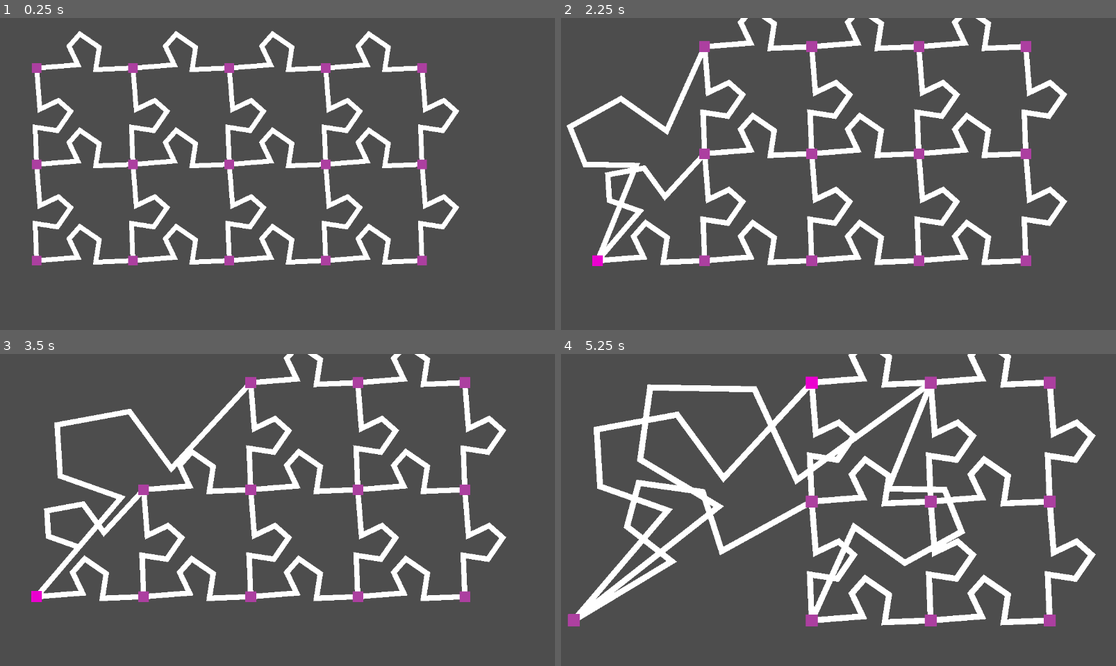
Above: before the commit, frames 1-4 (two rows, left to right).
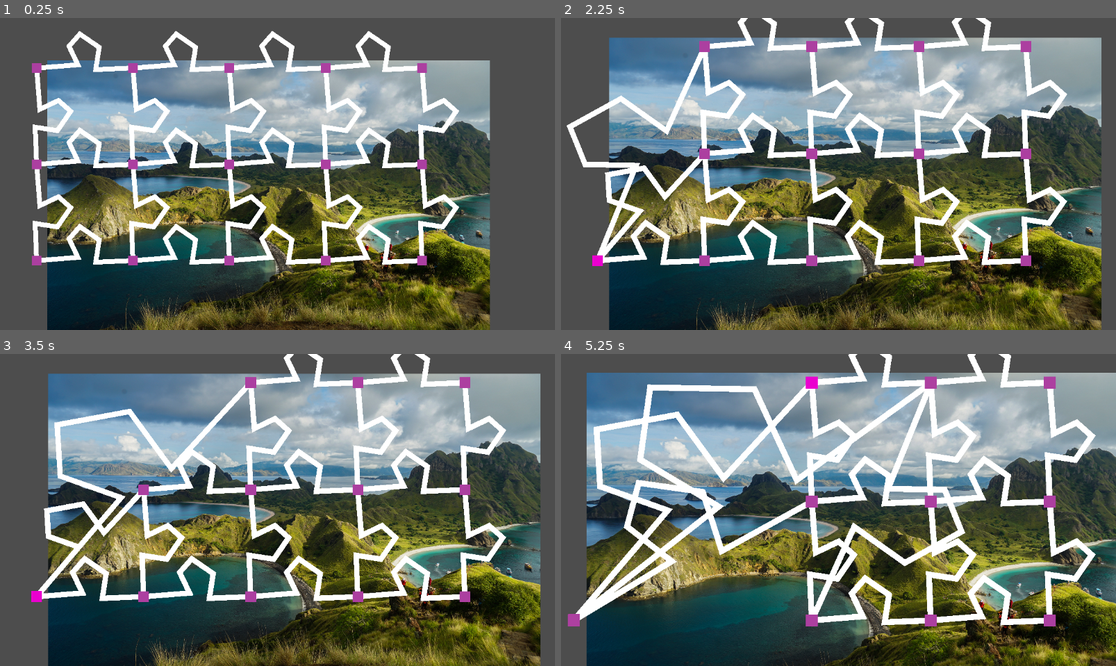
Above: after the commit, the same moments.

Repository: kreibaum/puzzle-shark
Game: Godot game, scene res://editor.tscn
The game is run twice, just before and just after one commit, with the same random seed, the same clock (stepped at 60 frames per second) and the same inputs.
Inputs (mouse positions are in pixels of both pictures, inside the frame that each line leads up to):
- Up to frame 1 (0.25 s): no input
- Up to frame 2 (2.25 s): tap Enter at 0.5, 2 s; drag from (599, 67) to (599, 164) at 0.52 s; tap Space at 1.25 s; drag from (599, 164) to (599, 261) at 1.27 s; hold Mouse wheel up (ZoomOut) from 2.03 s (still down); click (599, 261) at 2.17 s
- Up to frame 3 (3.5 s): tap Ctrl at 2.3 s; release Mouse wheel up (ZoomOut) at 2.75 s; tap Space at 2.75 s; drag from (144, 382) to (38, 597) at 2.77 s
- Up to frame 4 (5.25 s): tap Enter at 3.5 s; drag from (705, 488) to (599, 597) at 3.52 s; tap Space at 4.25 s; drag from (705, 597) to (916, 382) at 4.27 s; move the mouse to (810, 382) at 5.02 s; hold Mouse wheel up (ZoomOut) from 5.03 s (still down); click (810, 382) at 5.17 s

The runs differ from the first frame. In frame 1, 58% of the frame differs, in the area x 8-89%, y 13-100%; in frame 2, 70%; in frame 3, 70%; in frame 4, 73%, in the area x 4-100%, y 6-100%.

Commit message:
Add Background Image

Diff:
--- a/DragDropHandle.gd
+++ b/DragDropHandle.gd
@@ -13,10 +13,17 @@
 func _process(delta):
 	if is_dragging:
 		var mouse_at = get_global_mouse_position()
-		var new_position = mouse_at + drag_offset
-		if self.position != new_position:
-			self.position = new_position
-			position_changed.emit()
+		move_to(mouse_at + drag_offset)
+
+# Sets the position and triggers the signal so dependent objects can update.
+func move_to(new_position):
+	if self.position != new_position:
+		self.position = new_position
+		position_changed.emit()
+
+func transform(transformation: Transform2D):
+	self.position = transformation * self.position
+	position_changed.emit()
 
 # Called when the mouse is pressed
 func _input_event(_viewport, event, _shape_index):
--- a/PanCamera.gd
+++ b/PanCamera.gd
@@ -9,6 +9,10 @@
 	pass
 
 func _unhandled_input(event):
+	# Disable the camera when pressing ctrl
+	if Input.is_key_pressed(KEY_CTRL):
+		return
+
 	if event is InputEventMouseMotion:
 		if event.button_mask == MOUSE_BUTTON_MASK_MIDDLE:
 			self.position -= event.relative / self.zoom
--- a/PuzzleCanvas.gd
+++ b/PuzzleCanvas.gd
@@ -3,11 +3,14 @@
 var handle_scene = preload("res://drag_drop_handle.tscn")
 var edge_scene = preload("res://edge.tscn")
 
+@export var camera: Camera2D
+
+var points = {}
+
 # Called when the node enters the scene tree for the first time.
 func _ready():
 	var w = 5
 	var h = 3
-	var points = {}
 	for x in range(0, w):
 		for y in range(0, h):
 			var handle = handle_scene.instantiate()
--- a/editor.tscn
+++ b/editor.tscn
@@ -1,7 +1,8 @@
-[gd_scene load_steps=3 format=3 uid="uid://caibbyl7lcvdq"]
+[gd_scene load_steps=4 format=3 uid="uid://caibbyl7lcvdq"]
 
 [ext_resource type="Script" path="res://PanCamera.gd" id="1_8jika"]
 [ext_resource type="Script" path="res://PuzzleCanvas.gd" id="2_0yr3o"]
+[ext_resource type="Texture2D" uid="uid://dxt53gumvtia8" path="res://Pulau_Padar.jpg" id="3_21ddy"]
 
 [node name="Node2D" type="Node2D"]
 
@@ -9,5 +10,12 @@
 offset = Vector2(500, 220)
 script = ExtResource("1_8jika")
 
-[node name="PuzzleCanvas" type="Node2D" parent="."]
+[node name="PuzzleCanvas" type="Node2D" parent="." node_paths=PackedStringArray("camera")]
 script = ExtResource("2_0yr3o")
+camera = NodePath("../Camera2D")
+
+[node name="BackgroundImage" type="Sprite2D" parent="."]
+z_index = -1
+position = Vector2(481.562, 290.375)
+scale = Vector2(0.306625, 0.306625)
+texture = ExtResource("3_21ddy")
Binary file added: Pulau_Padar.jpg
Not shown, added: Pulau_Padar.jpg.import
Not shown, changed: README.md
